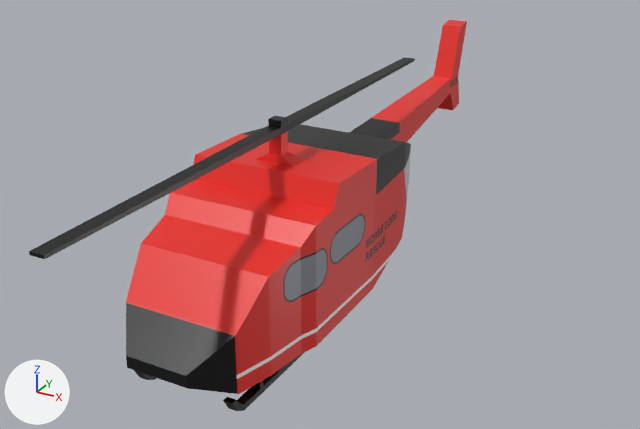
The Blender file Assets/Models/blend/heli2.blend, before and after one commit.
Before and after are seen from a camera (50 mm lens) standing at (0.625, -1.08, 0.477) and looking at (0.007, 0.043, -0.085). Every picture has the same lights, and +X, +Y and +Z are marked at lower left.

In view in the first picture: 'mesh_heli'.
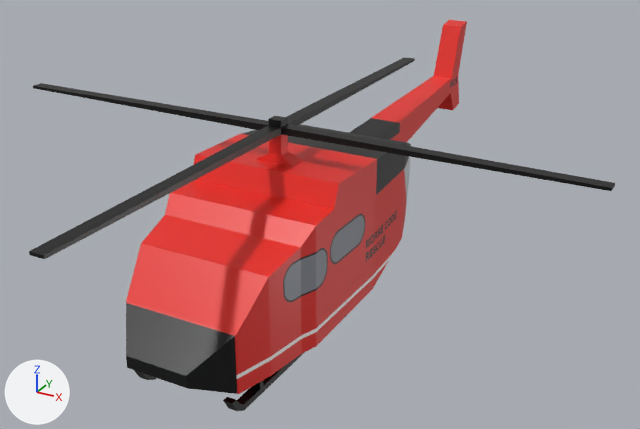
What differs and where, as boxes [x1, y1, x2, y2] in the pictures (640 x 429 px):
'mesh_blades', added (black): after [29, 57, 615, 259]

The change, as a diff of the scene's bpy script:
```diff
--- a/Assets/Models/blend/heli2.blend.py
+++ b/Assets/Models/blend/heli2.blend.py
@@ me_blades @@
+me_blades.from_pydata(...)  # 28 vertices, 20 faces; spans x -0.46..0.0, y -0.525..0.394, z 0.082..0.092
+me_blades.materials.append(mat_material)  # picture img_texture_heli_png
@@ ob_mesh_blades @@
+ob_mesh_blades = bpy.data.objects.new('mesh_blades', me_blades)
+ob_mesh_blades.location = (0.0, 0.0, 0.0)
+_m = ob_mesh_blades.modifiers.new('Mirror', 'MIRROR')
```
